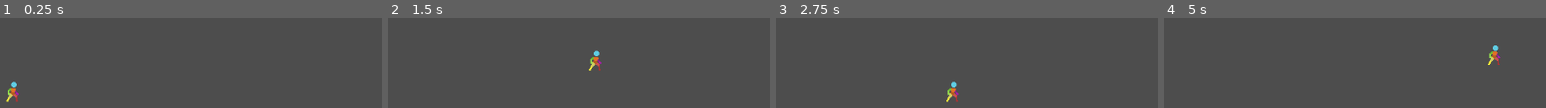
Above: before the commit, frames 1-4 (left to right).
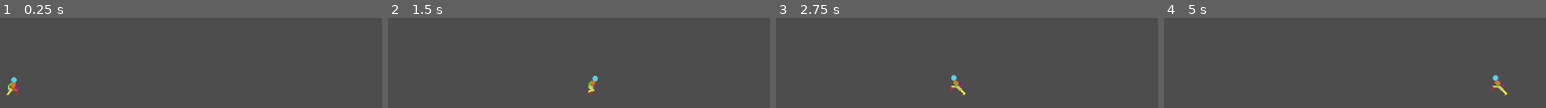
Above: after the commit, the same moments.

Repository: Super-Chess-Bros-Studios/Super-Chess-Bros
Game: Godot game, scene res://Scenes/testScene.tscn
Two runs of this game, one before a commit and one after it. Both use one fixed random seed, a clock stepped at 60 frames per second and the inputs below.
Inputs:
- Up to frame 1 (0.25 s): no input
- Up to frame 2 (1.5 s): tap Enter (ui_accept) at 0.5, 0.6, 0.77, 1.07, 1.35 s; hold Right (ui_right) from 0.53 s (still down)
- Up to frame 3 (2.75 s): tap Enter (ui_accept) at 1.52, 1.82, 2.1 s; release Right (ui_right) at 2.03 s; hold Left (ui_left) from 2.03 s (still down)
- Up to frame 4 (5 s): release Left (ui_left) at 2.78 s; hold Right (ui_right) 2.78-4.28 s; tap Enter (ui_accept) at 2.85, 3.02, 3.32, 3.6, 3.77, 4.07, 4.25, 4.35, 4.52, 4.82 s; hold Left (ui_left) from 4.28 s (still down)

The runs differ from the first frame. In frame 1, 0.5% of the frame differs, in the area x 1-6%, y 65-94%; in frame 2, 0.7%; in frame 3, 0.7%; in frame 4, 0.7%, in the area x 84-90%, y 30-86%.

Commit message:
Set up the state machine
Idle and Run work.

Diff:
--- a/Assets/Scripts/testchar.gd
+++ /dev/null
@@ -1,28 +0,0 @@
-extends CharacterBody2D
-
-@onready var anim = $AnimatedSprite2D
-
-const SPEED = 300.0
-const JUMP_VELOCITY = -400.0
-
-
-
-func _physics_process(delta: float) -> void:
-	# Add the gravity.
-	if not is_on_floor():
-		velocity += get_gravity() * delta
-	anim.play("Idle")
-	# Handle jump.
-	if Input.is_action_just_pressed("ui_accept") and is_on_floor():
-		velocity.y = JUMP_VELOCITY
-
-
-	# Get the input direction and handle the movement/deceleration.
-	# As good practice, you should replace UI actions with custom gameplay actions.
-	var direction := Input.get_axis("ui_left", "ui_right")
-	if direction:
-		velocity.x = direction * SPEED
-	else:
-		velocity.x = move_toward(velocity.x, 0, SPEED)
-
-	move_and_slide()
--- a/Scenes/testScene.tscn
+++ b/Scenes/testScene.tscn
@@ -1,6 +1,6 @@
 [gd_scene load_steps=3 format=3 uid="uid://dtf4p6j0qehoa"]
 
-[ext_resource type="PackedScene" uid="uid://5b3fmt2t3sc6" path="res://Scenes/Characters/TestChar.tscn" id="1_8xinf"]
+[ext_resource type="PackedScene" uid="uid://5b3fmt2t3sc6" path="res://scenes/characters/Test_Char.tscn" id="1_8xinf"]
 
 [sub_resource type="WorldBoundaryShape2D" id="WorldBoundaryShape2D_4mqg7"]
 
--- a/project.godot
+++ b/project.godot
@@ -15,6 +15,19 @@
 config/features=PackedStringArray("4.4", "Forward Plus")
 config/icon="res://icon.svg"
 
+[input]
+
+left={
+"deadzone": 0.2,
+"events": [Object(InputEventKey,"resource_local_to_scene":false,"resource_name":"","device":-1,"window_id":0,"alt_pressed":false,"shift_pressed":false,"ctrl_pressed":false,"meta_pressed":false,"pressed":false,"keycode":0,"physical_keycode":4194319,"key_label":0,"unicode":0,"location":0,"echo":false,"script":null)
+]
+}
+right={
+"deadzone": 0.2,
+"events": [Object(InputEventKey,"resource_local_to_scene":false,"resource_name":"","device":-1,"window_id":0,"alt_pressed":false,"shift_pressed":false,"ctrl_pressed":false,"meta_pressed":false,"pressed":false,"keycode":0,"physical_keycode":4194321,"key_label":0,"unicode":0,"location":0,"echo":false,"script":null)
+]
+}
+
 [rendering]
 
 textures/canvas_textures/default_texture_filter=0
--- a/Scenes/Characters/TestChar.tscn
+++ b/scenes/characters/Test_Char.tscn
@@ -1,9 +1,11 @@
-[gd_scene load_steps=35 format=3 uid="uid://5b3fmt2t3sc6"]
-
-[ext_resource type="Script" uid="uid://cp8875sf43uxu" path="res://Assets/Scripts/testchar.gd" id="1_422c8"]
-[ext_resource type="Texture2D" uid="uid://cian1bln36x04" path="res://Assets/Sprites/2D-Pixel-Art-Character-Template/Idle/Player Idle 48x48.png" id="1_qb3vb"]
-[ext_resource type="Texture2D" uid="uid://dgj40goagn804" path="res://Assets/Sprites/2D-Pixel-Art-Character-Template/Run/player run 48x48.png" id="2_422c8"]
-[ext_resource type="Texture2D" uid="uid://wki3ktckg317" path="res://Assets/Sprites/2D-Pixel-Art-Character-Template/Crouch-Idle/Player Crouch-Idle 48x48.png" id="3_4jtsn"]
+[gd_scene load_steps=37 format=3 uid="uid://5b3fmt2t3sc6"]
+
+[ext_resource type="Texture2D" uid="uid://cian1bln36x04" path="res://assets/sprites/2D-Pixel-Art-Character-Template/Idle/Player Idle 48x48.png" id="1_qb3vb"]
+[ext_resource type="Texture2D" uid="uid://dgj40goagn804" path="res://assets/sprites/2D-Pixel-Art-Character-Template/Run/player run 48x48.png" id="2_422c8"]
+[ext_resource type="Texture2D" uid="uid://wki3ktckg317" path="res://assets/sprites/2D-Pixel-Art-Character-Template/Crouch-Idle/Player Crouch-Idle 48x48.png" id="3_4jtsn"]
+[ext_resource type="Script" uid="uid://dd7u0yqwtonu1" path="res://scripts/character_scripts/state_machine/state_machine.gd" id="5_422c8"]
+[ext_resource type="Script" uid="uid://rg3jnrlnyt6m" path="res://scripts/character_scripts/state_machine/states/test_char/test_idle.gd" id="5_dgi44"]
+[ext_resource type="Script" uid="uid://ctsqulv68cgxy" path="res://scripts/character_scripts/state_machine/states/test_char/test_run.gd" id="6_kpwuy"]
 
 [sub_resource type="RectangleShape2D" id="RectangleShape2D_uoks1"]
 size = Vector2(21, 30)
@@ -225,7 +227,6 @@
 [node name="TestChar" type="Node2D"]
 
 [node name="CharacterBody2D" type="CharacterBody2D" parent="."]
-script = ExtResource("1_422c8")
 
 [node name="CollisionShape2D" type="CollisionShape2D" parent="CharacterBody2D"]
 position = Vector2(-0.5, 1)
@@ -234,4 +235,20 @@
 [node name="AnimatedSprite2D" type="AnimatedSprite2D" parent="CharacterBody2D"]
 sprite_frames = SubResource("SpriteFrames_luash")
 animation = &"idle"
-frame_progress = 0.0068064
+frame_progress = 0.455374
+
+[node name="State Machine" type="Node" parent="CharacterBody2D" node_paths=PackedStringArray("initial_state")]
+script = ExtResource("5_422c8")
+initial_state = NodePath("Idle")
+
+[node name="Idle" type="Node" parent="CharacterBody2D/State Machine" node_paths=PackedStringArray("anim", "character")]
+script = ExtResource("5_dgi44")
+anim = NodePath("../../AnimatedSprite2D")
+character = NodePath("../..")
+metadata/_custom_type_script = "uid://rg3jnrlnyt6m"
+
+[node name="Run" type="Node" parent="CharacterBody2D/State Machine" node_paths=PackedStringArray("anim", "character")]
+script = ExtResource("6_kpwuy")
+anim = NodePath("../../AnimatedSprite2D")
+character = NodePath("../..")
+metadata/_custom_type_script = "uid://ctsqulv68cgxy"
--- /dev/null
+++ b/scripts/character_scripts/state_machine/character_state.gd
@@ -0,0 +1,27 @@
+extends Node
+#This is the abstract class for all states under the character state machine.
+class_name CharacterState
+
+#This allows the State to communicate with the state machine.
+signal Transitioned
+
+var cur_dir : int
+
+
+#Function for entering the state
+func Enter():
+	pass
+
+#Function for exiting the state
+func Exit():
+	pass
+
+#Function for updating the state.
+#Delta is the time passed since the last frame. Useful for maintaining time when FPS
+#is not consistent.
+func Update(_delta: float):
+	pass
+
+#Same thing as above but for the physics server.
+func Physics_Update(_delta: float):
+	pass
--- /dev/null
+++ b/scripts/character_scripts/state_machine/state_machine.gd
@@ -0,0 +1,59 @@
+extends Node
+
+var current_state : CharacterState
+# Dictionary of State objects
+var states : Dictionary = {}
+
+enum DIRECTION {left = -1, right = 1}
+var cur_dir
+
+#Sets the initial state
+@export var initial_state : CharacterState
+
+
+
+#_ready is called when the node is first created automatically by Godot.
+#Essentially, it fills up the dictionary with each Character_State node under the
+#State Machine in the scene tree.
+func _ready():
+	for child in get_children():
+		if child is CharacterState:
+			#to_lower is a precaution, of course.
+			states[child.name.to_lower()] = child
+			child.Transitioned.connect(on_child_transitioned)
+	#Checks if there's an initial state set in the State Machine node.
+	if initial_state:
+		initial_state.cur_dir = DIRECTION.right
+		initial_state.Enter()
+		current_state = initial_state
+		cur_dir = DIRECTION.right
+
+#Updates the current state chosen by the state machine.
+func _process(delta):
+	if current_state:
+		current_state.Update(delta)
+
+#Since Physics is run on a separate server or something, it also has to be updated (?)
+func _physics_process(delta):
+	if current_state:
+		current_state.Physics_Update(delta)
+
+func on_child_transitioned(state, new_state_name, direction):
+	# If the state being signaled by the SM is not the current state, return.
+	if state != current_state:
+		return
+
+	#Grab the new state from the states dictionary.
+	var new_state : CharacterState = states.get(new_state_name.to_lower())
+	#Make sure the new state exists.
+	if !new_state:
+		return
+	#Check if we have a current state before we exit.
+	if current_state:
+		current_state.Exit()
+
+	#direction is given by the previous state
+	new_state.cur_dir = direction
+	new_state.Enter()
+
+	current_state = new_state
--- /dev/null
+++ b/scripts/character_scripts/state_machine/states/test_char/test_idle.gd
@@ -0,0 +1,31 @@
+extends CharacterState
+class_name TestIdle
+
+@export var anim : AnimatedSprite2D
+@export var character : CharacterBody2D
+@export var friction = 0.8
+
+enum DIRECTION {left = -1, right = 1}
+
+func playanim():
+	anim.play("idle")
+	if cur_dir < 0:
+		anim.set_flip_h(true)
+	else:
+		anim.set_flip_h(false)
+
+func Enter():
+	print("Idle state")
+	playanim()
+
+func Physics_Update(delta):
+	print(cur_dir)
+	if Input.is_action_pressed("left"):
+		cur_dir = DIRECTION.left
+		Transitioned.emit(self,"run",DIRECTION.left)
+	elif Input.is_action_pressed("right"):
+		cur_dir = DIRECTION.right
+		Transitioned.emit(self,"run", DIRECTION.right)
+	else:
+		character.velocity.x -= lerp(character.velocity.x, 0.0, friction)
+		character.move_and_slide()
--- /dev/null
+++ b/scripts/character_scripts/state_machine/states/test_char/test_run.gd
@@ -0,0 +1,31 @@
+extends CharacterState
+class_name TestRun
+
+@export var anim : AnimatedSprite2D
+@export var speed : int = 300
+@export var character : CharacterBody2D
+
+enum DIRECTION {left = -1, right = 1}
+
+func playanim():
+	anim.play("run")
+	print("Run state")
+	if cur_dir == DIRECTION.left:
+		anim.set_flip_h(true)
+	else:
+		anim.set_flip_h(false)
+
+func Enter():
+	playanim()
+
+func Physics_Update(delta):
+	#if you let go of the key direction you're going, you transition to idle.
+	if !Input.is_action_pressed("left") and cur_dir == DIRECTION.left:
+		Transitioned.emit(self, "idle", DIRECTION.left)
+	elif !Input.is_action_pressed("right") and cur_dir == DIRECTION.right:
+		Transitioned.emit(self, "idle", DIRECTION.right)
+	else:
+		#you don't have to multiply by delta if you call move and slide for velocity
+		#move and slide already handles delta.
+		character.velocity.x = speed * cur_dir
+		character.move_and_slide()
Not shown, removed: Assets/Scripts/testchar.gd.uid
Not shown, removed: Assets/Sprites/2D-Pixel-Art-Character-Template/Tilemap (Super Basic)/160x160 background tilemap.png.import
Not shown, changed: Assets/Sprites/Tilemap (Super Basic)/160x160 background tilemap.png.import
Not shown, changed: Assets/Sprites/Tilemap (Super Basic)/Basic Tilemap.png.import
Not shown, added: scripts/character_scripts/state_machine/character_state.gd.uid
Not shown, added: scripts/character_scripts/state_machine/state_machine.gd.uid
Not shown, added: scripts/character_scripts/state_machine/states/test_char/test_idle.gd.uid
Not shown, added: scripts/character_scripts/state_machine/states/test_char/test_run.gd.uid
Not shown, added: scenes/characters/Test_Char.tscn11134373652.tmp
Not shown, added: scenes/characters/Test_Char.tscn5732529065.tmp
